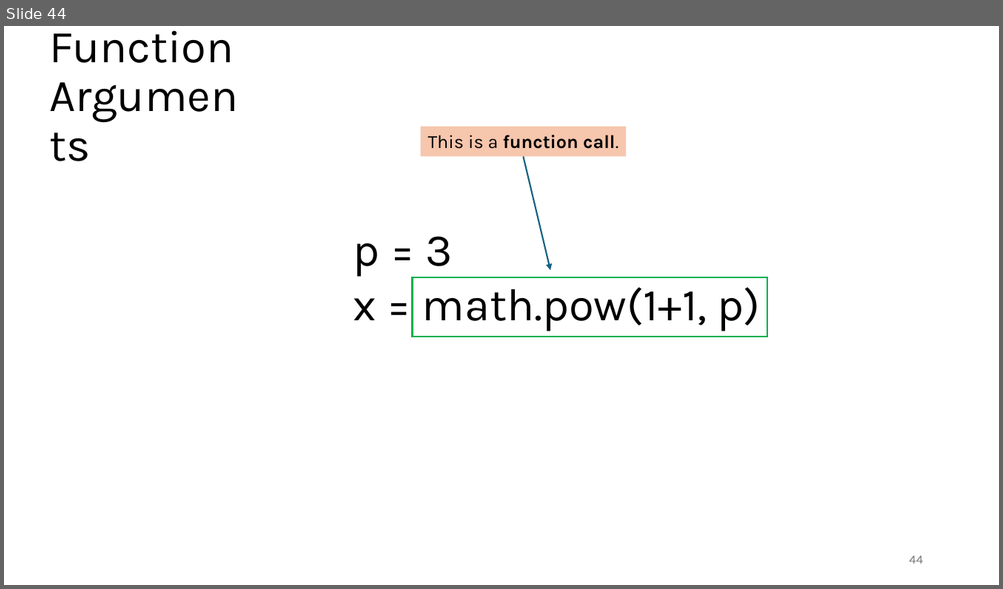
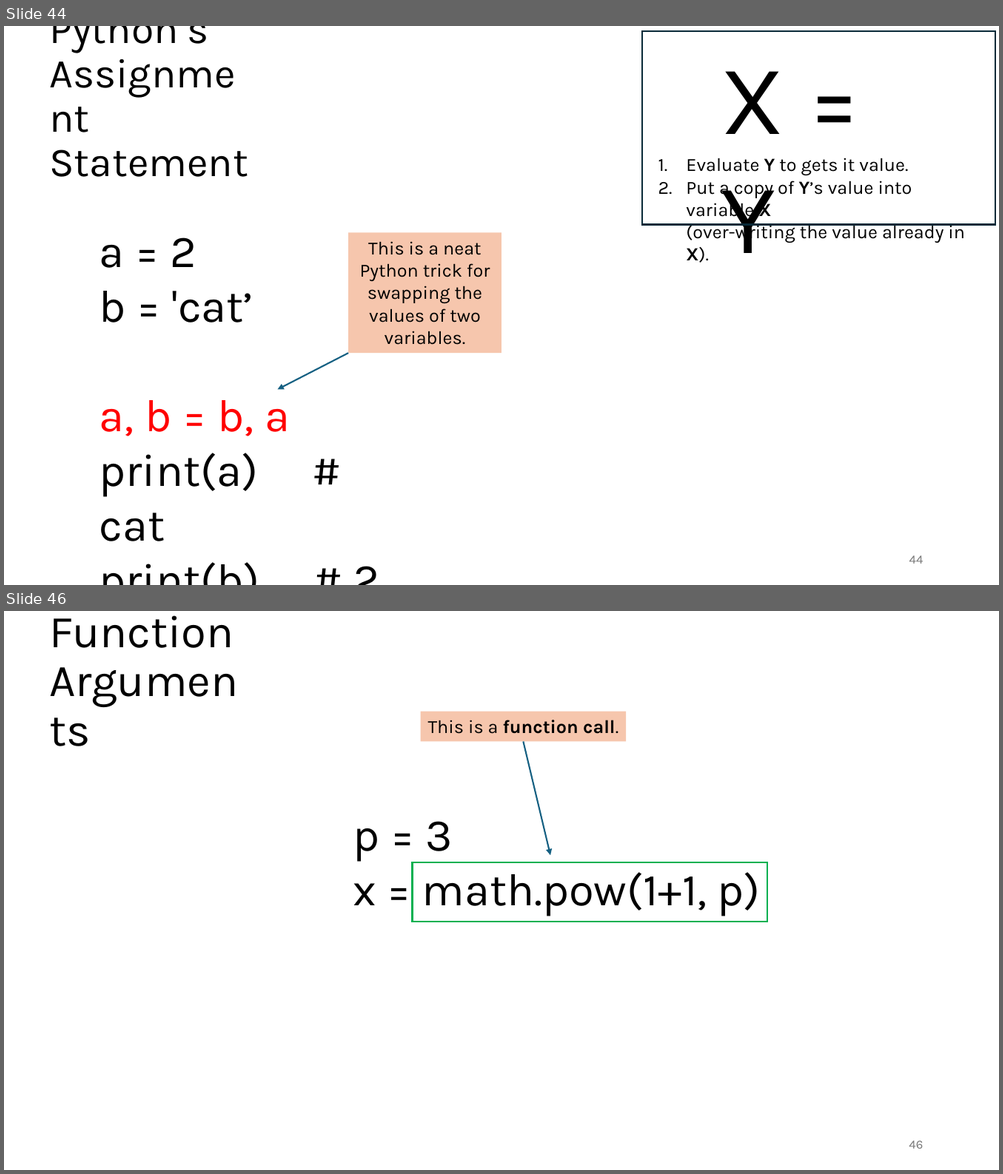
Before and after one commit to tjd1234/cmpt120spring2026, a slide deck: lecture_notes/chapter2/chapter2.pptx. Shown one above the other, each under a label of ours: slide 44 before the commit, slides 44 and 46 after it; the slides between them are not shown. The pictures are 1003x589 and 1003x1174 pixels, drawn with LibreOffice and Linux fonts; fonts in the diff are those of the drawing. Boxes give left, top, right and bottom in pixels: in the first picture for what was removed or moved away, otherwise in the second. Text is boxed around its words. In the diff, an @@ line names an element or a change of style, - is before the commit and + after.

```diff
--- a/lecture_notes/chapter2/chapter2.pptx
+++ b/lecture_notes/chapter2/chapter2.pptx
@@ slide 44 added at [4, 26, 999, 585], background #FFFFFF @@
@@ title added at [49, 26, 248, 177], 39.6 pt, text #000000 @@
+Python’s
+Assignment
+Statement
@@ rectangle added at [642, 31, 995, 224], outline #092A39 1.5 pt @@
@@ text added at [720, 71, 784, 253], 96 pt, text #000000 @@
+X = Y
@@ text added at [686, 158, 965, 263], 18 pt, text #000000 @@
+1. Evaluate Y to gets it value.
+2. Put a copy of Y’s value into variable X
+   (over-writing the value already in X).
@@ text added at [99, 182, 672, 542], 44 pt, text #000000 @@
+a = 2
+b = 'cat’
+a, b = b, a
+print(a) # cat
+print(b) # 2
@@ rectangle added at [348, 232, 501, 354], fill #F6C6AD, 18 pt, text #000000 @@
+This is a neat Python trick for swapping the values of two variables.
@@ arrow added from (348, 354) to (278, 390), #156082 1.5 pt @@
@@ page number added at [909, 556, 923, 564], 12 pt, text #797979 @@
+44
@@ what was slide 44 is now slide 46 @@
@@ page number at [908, 1141, 922, 1149]: text changed @@
-44
+46
```
Also in this commit, not shown: 10 slides changed, 1 other slide added, 3 other files.
